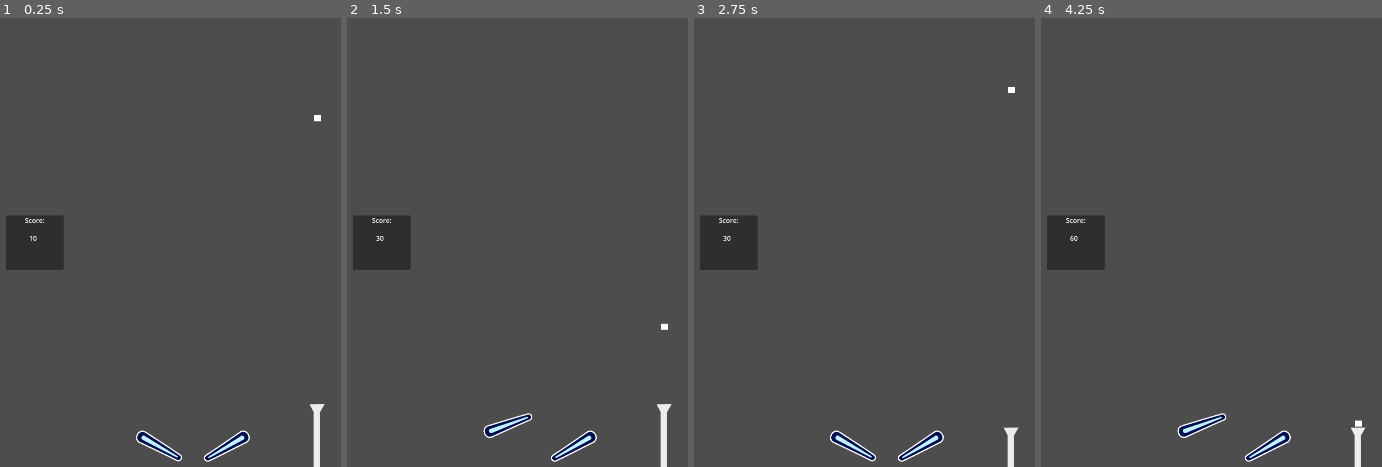
Above: before the commit, frames 1-4 (left to right).
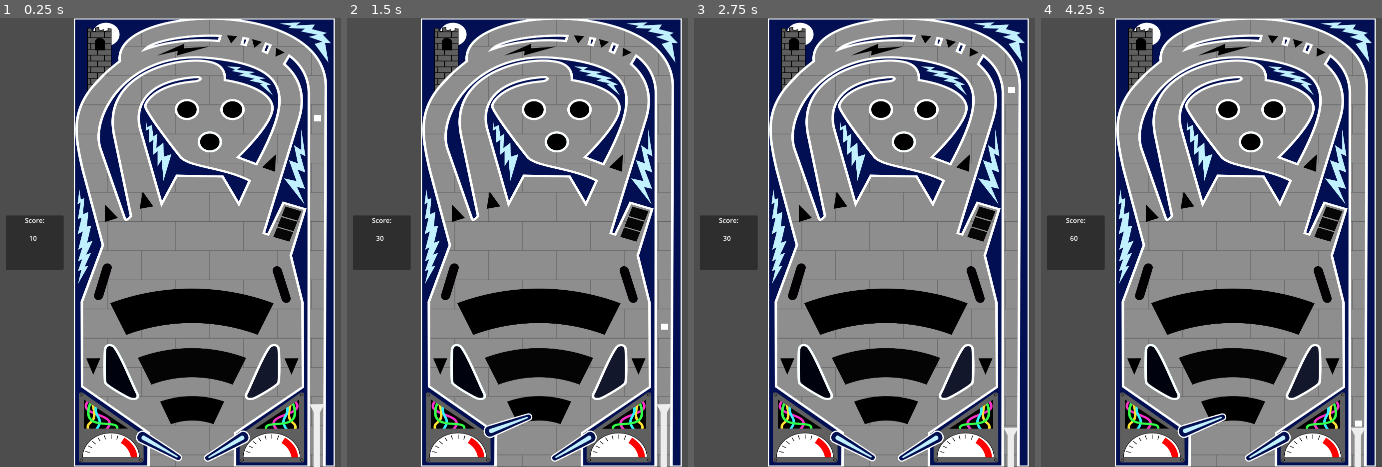
Above: after the commit, the same moments.

Repository: Rick2482/ExtremePinball
Game: Godot game, scene res://scenes/pinball.tscn
The game is run twice, just before and just after one commit, with the same random seed, the same clock (stepped at 60 frames per second) and the same inputs.
Inputs:
- Up to frame 1 (0.25 s): no input
- Up to frame 2 (1.5 s): tap Enter at 0.5 s; hold Space (Shoot) 0.53-1.28 s; hold D (left-astens) from 1.28 s (still down); tap Space (Shoot) at 1.35 s
- Up to frame 3 (2.75 s): release D (left-astens) at 2.03 s; hold Space (Shoot) from 2.03 s (still down)
- Up to frame 4 (4.25 s): release Space (Shoot) at 2.78 s; tap Space (Shoot) at 2.85 s; hold D (left-astens) from 3.53 s (still down); hold Space (Shoot) from 3.53 s (still down)

The runs differ from the first frame. In frame 1, 73% of the frame differs, in the area x 21-99%, y 0-100%; in frame 2, 73%; in frame 3, 73%; in frame 4, 73%.

Commit message:
minor fix and now ball is replaced when lost

Diff:
--- a/scenes/ball.tscn
+++ b/scenes/ball.tscn
@@ -17,6 +17,8 @@
 gradient = SubResource("Gradient_hkl22")
 
 [node name="Ball" type="RigidBody2D"]
+collision_layer = 2
+collision_mask = 5
 physics_material_override = SubResource("PhysicsMaterial_03q1k")
 continuous_cd = 2
 max_contacts_reported = 1
--- a/scenes/pinball.gd
+++ b/scenes/pinball.gd
@@ -2,15 +2,19 @@
 
 @export var run_stats: RunStats
 
-# Called when the node enters the scene tree for the first time.
+const BALL_SCENE: PackedScene = preload("res://scenes/ball.tscn")
+
 func _ready():
 	run_stats.score += 10
 
-func new_ball():
-	pass
+func add_ball():
+	var new_ball = BALL_SCENE.instantiate()
+	new_ball.global_position = Vector2(1258, 212)
+	call_deferred("add_child", new_ball)
 
 func _on_ball_body_entered(body):
 	run_stats.score += 10
 
 func _on_exit_body_entered(body):
 	body.queue_free()
+	add_ball()
--- a/scenes/pinball.tscn
+++ b/scenes/pinball.tscn
@@ -18,6 +18,7 @@
 run_stats = ExtResource("2_2jr1d")
 
 [node name="Walls" type="RigidBody2D" parent="."]
+collision_mask = 2
 freeze = true
 
 [node name="CollisionPolygon2D" type="CollisionPolygon2D" parent="Walls"]
@@ -77,7 +78,9 @@
 rotation = -2.7118
 
 [node name="Exit" type="Area2D" parent="."]
-position = Vector2(0, -7)
+position = Vector2(0, -1)
+collision_layer = 4
+collision_mask = 2
 
 [node name="CollisionShape2D" type="CollisionShape2D" parent="Exit"]
 position = Vector2(862, 1077)
